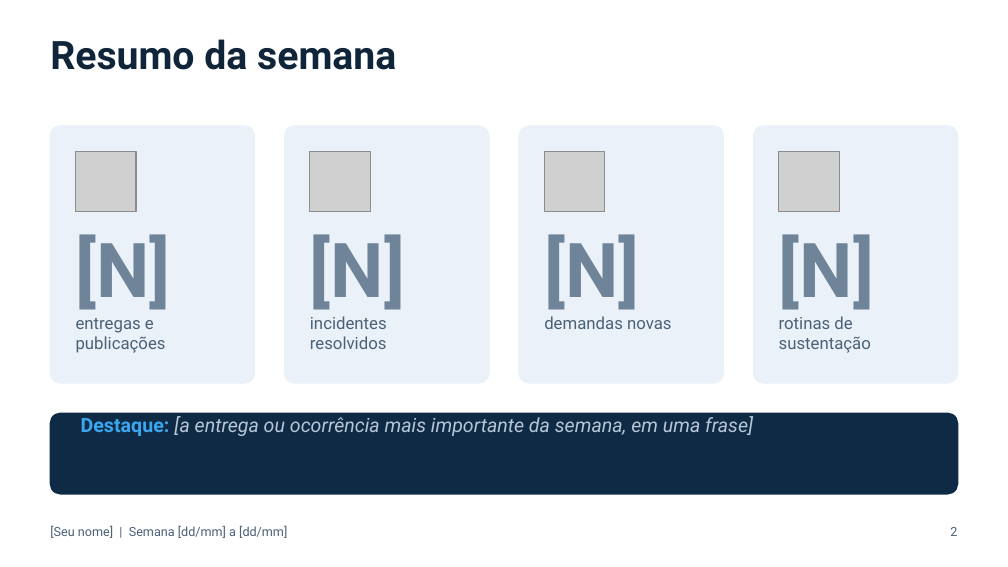
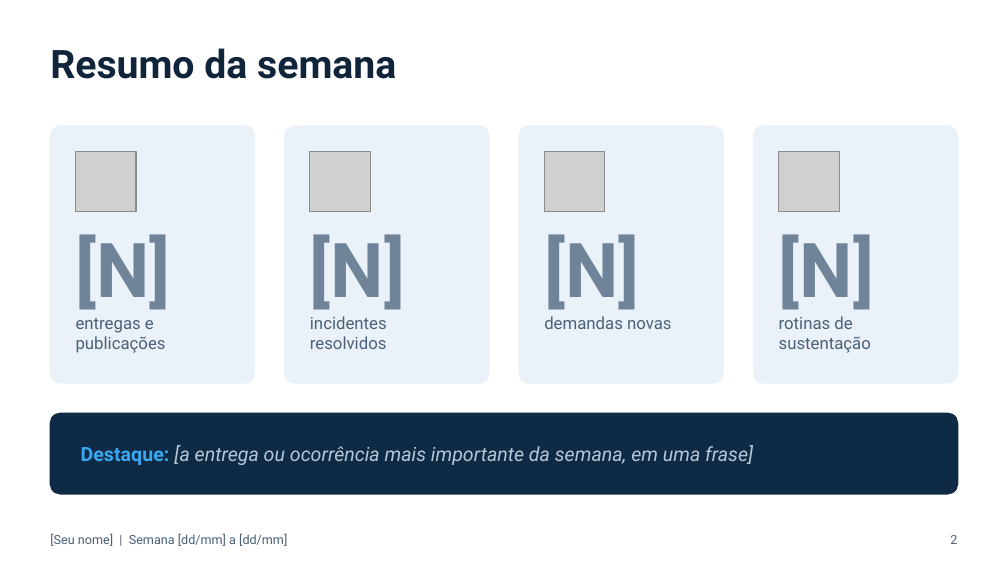
Before and after one commit to dtdias/status-board, a slide deck: slide 5 of design/template-variations/navy-corporate.pptx. Drawn at 1008x567 pixels with LibreOffice and Linux fonts; fonts in the diff are those of the drawing; grey boxes stand for pictures. Boxes give left, top, right and bottom in pixels: in the first picture for what was removed or moved away, otherwise in the second. Text is boxed around its words. In the diff, an @@ line names an element or a change of style, - is before the commit and + after.

Commit message:
fix(design): regenerate template variations by patching XML so numbers stay aligned
DeckCraft format.color changed the text anchor of recoloured text, pushing the numbers in the 'Demandas novas' circles (and step titles) off-centre. Variations are now built by patching srgbClr values, fonts and icon PNGs in the base package; layout XML is verified identical to the base. Terracotta uses Cambria instead of Georgia to avoid old-style figures dropping below the baseline. Adds the build and contact-sheet scripts.

```diff
--- a/design/template-variations/navy-corporate.pptx
+++ b/design/template-variations/navy-corporate.pptx
@@ text "Resumo da semana": place and size @@
-text "Resumo da semana" at bbox=[50, 39, 396, 70]
+text "Resumo da semana" at bbox=[50, 48, 396, 79]
@@ text "Destaque: [a entrega ou ocorrência ...": place and size @@
-text "Destaque: [a entrega ou ocorrência ..." at bbox=[81, 416, 753, 436]
+text "Destaque: [a entrega ou ocorrência ..." at bbox=[81, 445, 753, 465]
@@ text "[Seu nome] | Semana [dd/mm] ...": place and size @@
-text "[Seu nome] | Semana [dd/mm] ..." at bbox=[50, 525, 287, 538]
+text "[Seu nome] | Semana [dd/mm] ..." at bbox=[50, 533, 287, 546]
@@ text "2": place and size @@
-text "2" at bbox=[950, 527, 957, 536]
+text "2" at bbox=[950, 535, 957, 544]
```
Also in this commit, not shown: 9 other slides changed, 11 other files.
